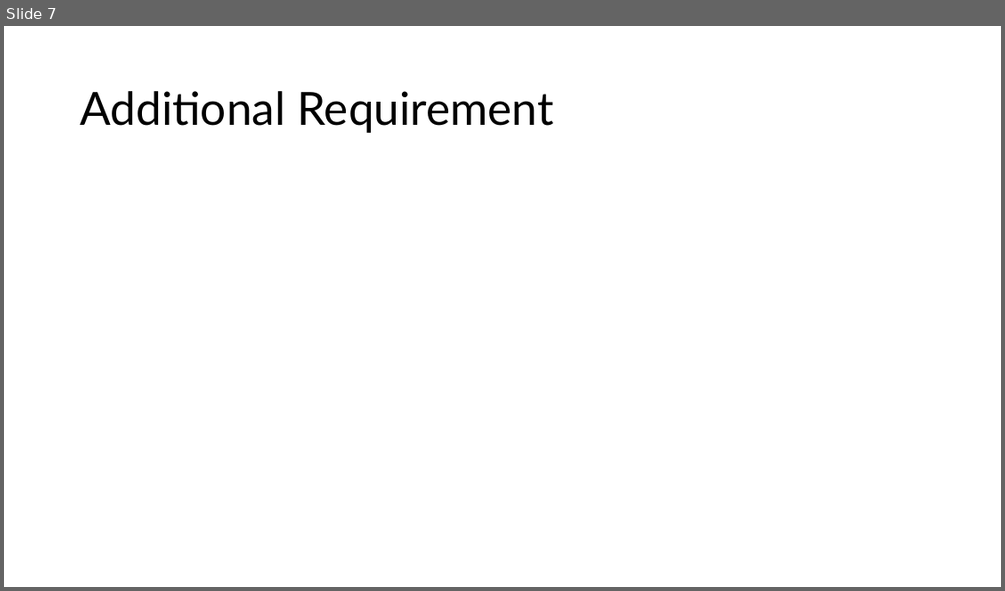
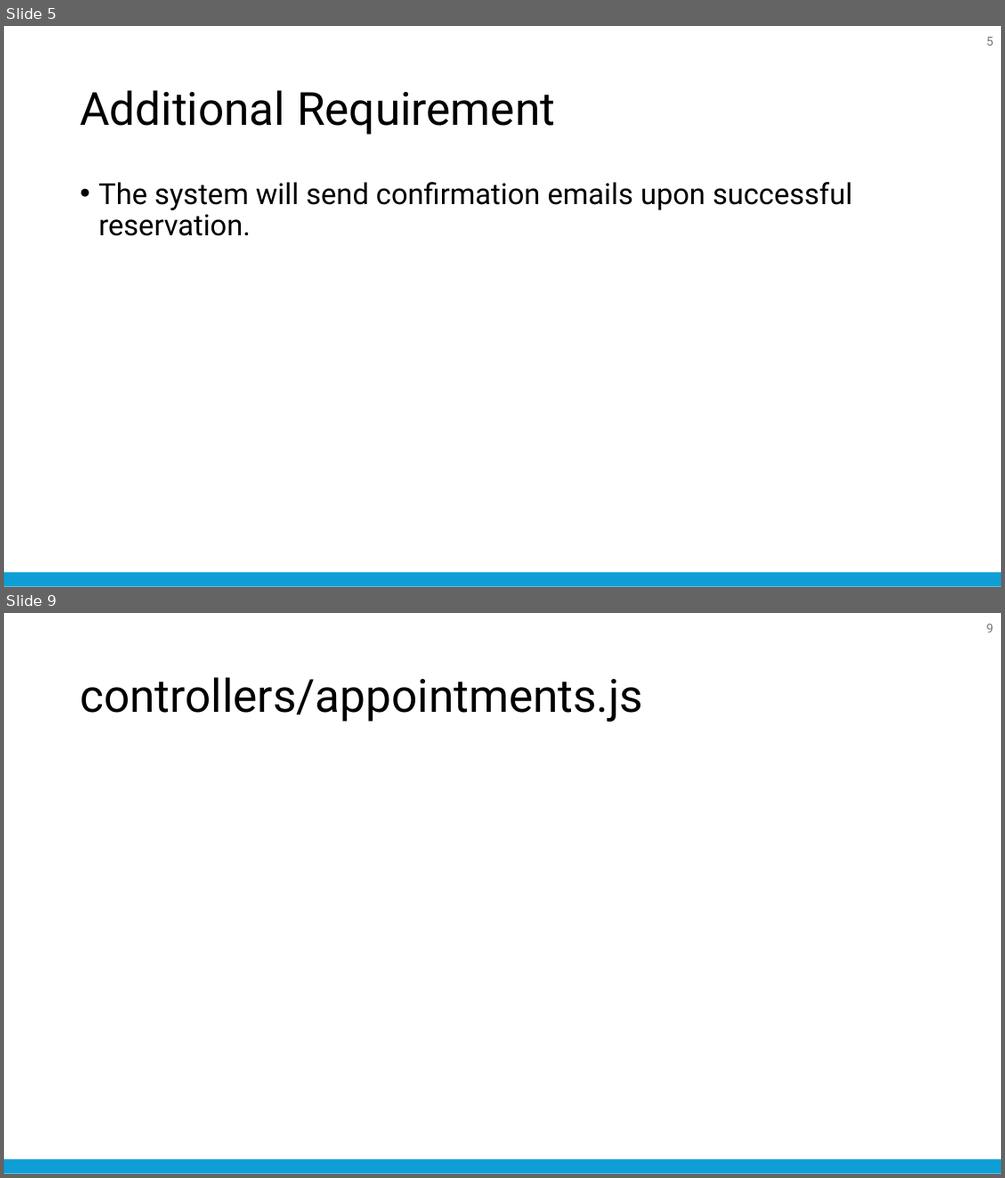
Before and after one commit to nattapong232/DentistBooking, a slide deck: SRS.pptx. Shown one above the other, each under a label of ours: slide 7 before the commit, slides 5 and 9 after it; the slides between them are not shown. The pictures are 1005x591 and 1005x1178 pixels, drawn with LibreOffice and Linux fonts; fonts in the diff are those of the drawing. Boxes give left, top, right and bottom in pixels: in the first picture for what was removed or moved away, otherwise in the second. Text is boxed around its words. In the diff, an @@ line names an element or a change of style, - is before the commit and + after.

```diff
--- a/SRS.pptx
+++ b/SRS.pptx
@@ slide 9 added at [4,613,1001,1174], background #FFFFFF; not listed: 1 template element that a slide beside it also shows @@
@@ page number added at [987,624,994,633], 12 pt, text #797979 @@
+9
@@ title added at [80,677,643,722], 44 pt, text #000000 @@
+controllers/appointments.js
@@ what was slide 7 is now slide 5 @@
@@ slide 5 changed as well @@
@@ page number added at [987,37,994,46], 12 pt, text #797979 @@
+5
@@ title "Additional Requirement" at [80,90,555,135]: font Lato to Roboto @@
@@ text added at [98,182,852,236], 28 pt, text #000000 @@
+• The system will send confirmation emails upon successful reservation.
@@ rounded rectangle added at [4,572,1001,586], fill #0E9ED5 @@
```
Also in this commit, not shown: 6 other slides changed, 12 other slides added, 3 slides removed, 12 other files.
